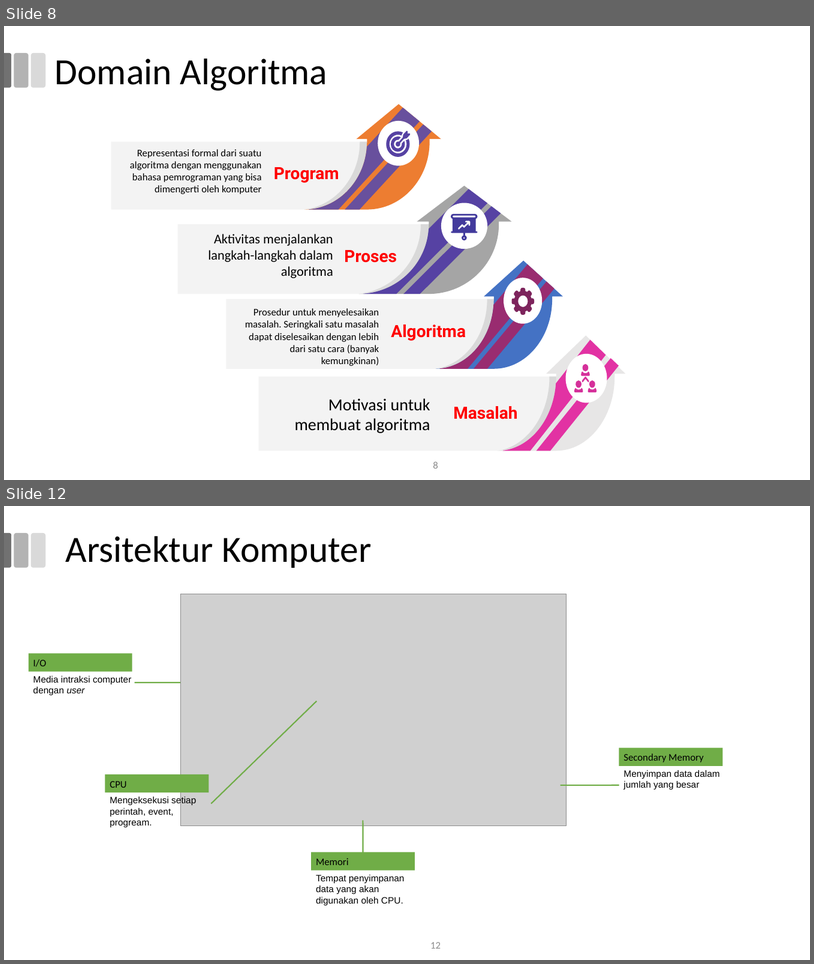
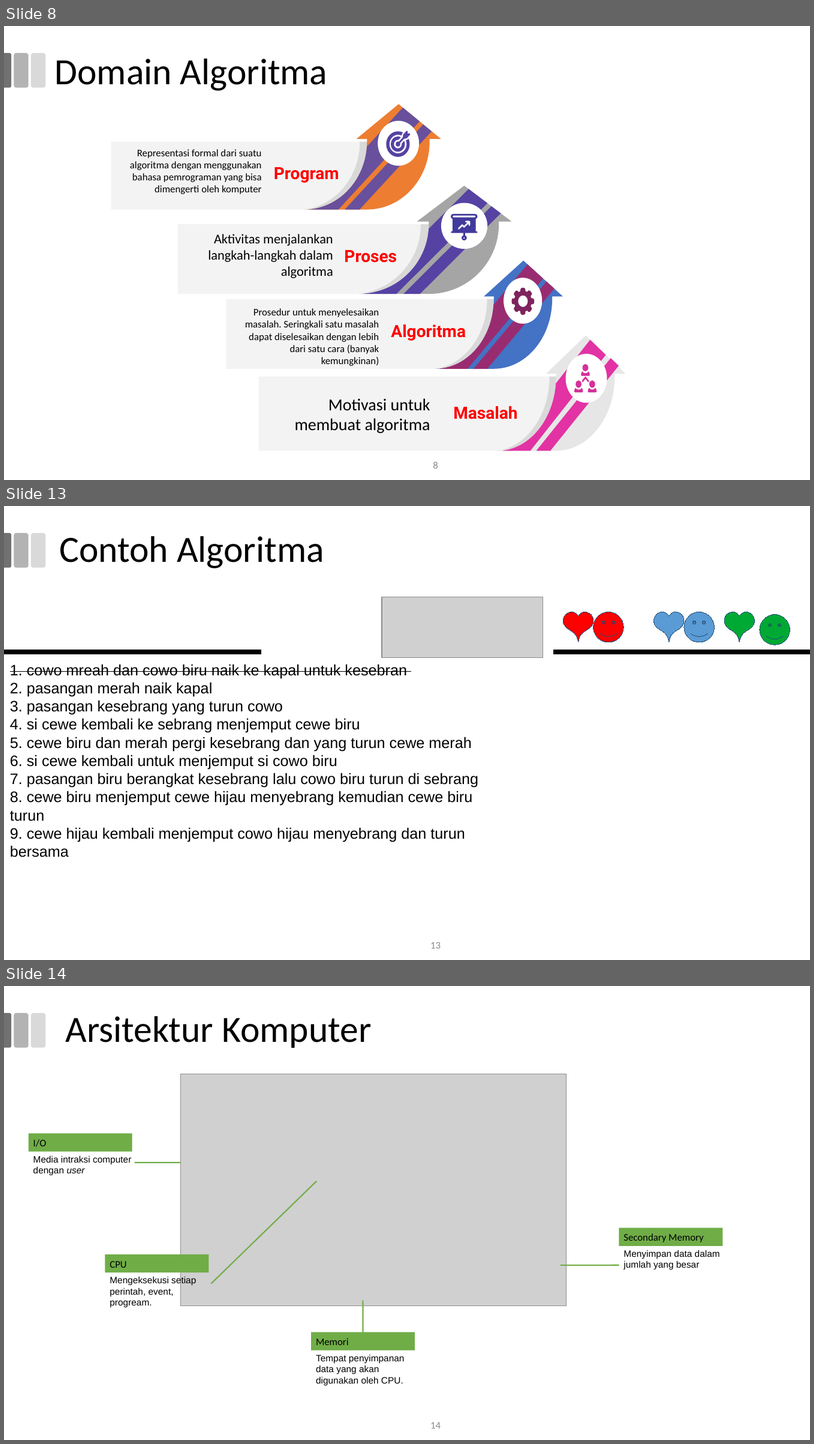
Before and after one commit to miftanurfarid/algoritme_pemrograman, a slide deck: slide/pertemuan_01/pertemuan_01.odp. Shown one above the other, each under a label of ours: slides 8 and 12 before the commit, slides 8, 13 and 14 after it; the slides between them are not shown. The pictures are 814x964 and 814x1444 pixels, drawn with LibreOffice and Linux fonts; fonts in the diff are those of the drawing; grey boxes stand for pictures; background and template pictures are left out. Boxes give left, top, right and bottom in pixels: in the first picture for what was removed or moved away, otherwise in the second. Text is boxed around its words. In the diff, an @@ line names an element or a change of style, - is before the commit and + after.

```diff
--- a/slide/pertemuan_01/pertemuan_01.odp
+++ b/slide/pertemuan_01/pertemuan_01.odp
@@ slide 13 added at box(4, 506, 810, 960), background #FFFFFF; not listed: 3 template elements that a slide beside it also shows @@
@@ title added at box(59, 536, 324, 568), 44 pt, text #000000 @@
+Contoh Algoritma
@@ picture added at box(382, 597, 543, 658) @@
@@ freeform shape added at box(564, 612, 594, 642), fill #FF0000, outline #1F4E79 0 pt @@
@@ smiley face added at box(594, 612, 624, 642), fill #FF0000, outline #1F4E79 0 pt @@
@@ freeform shape added at box(654, 612, 684, 642), fill #5B9BD5, outline #1F4E79 0 pt @@
@@ smiley face added at box(684, 612, 715, 642), fill #5B9BD5, outline #1F4E79 0 pt @@
@@ freeform shape added at box(725, 612, 755, 642), fill #00A933, outline #1F4E79 0 pt @@
@@ smiley face added at box(760, 614, 791, 645), fill #00A933, outline #1F4E79 0 pt @@
@@ rectangle added at box(4, 649, 261, 654), fill #000000, outline #000000 0 pt @@
@@ rectangle added at box(554, 649, 810, 654), fill #000000, outline #000000 0 pt @@
@@ text added at box(10, 664, 479, 857), 18 pt, text #000000 @@
+1. cowo mreah dan cowo biru naik ke kapal untuk kesebran
+2. pasangan merah naik kapal
+3. pasangan kesebrang yang turun cowo
+4. si cewe kembali ke sebrang menjemput cewe biru
+5. cewe biru dan merah pergi kesebrang dan yang turun cewe merah
+6. si cewe kembali untuk menjemput si cowo biru
+7. pasangan biru berangkat kesebrang lalu cowo biru turun di sebrang
+8. cewe biru menjemput cewe hijau menyebrang kemudian cewe biru turun
+9. cewe hijau kembali menjemput cowo hijau menyebrang dan turun bersama
@@ page number added at box(431, 942, 441, 948), 12 pt, text #8B8B8B @@
+13
@@ what was slide 12 is now slide 14 @@
@@ page number at box(431, 1422, 441, 1428): text changed @@
-12
+14
```
Also in this commit, not shown: 3 slides changed, 1 other slide added, 1 other file.
